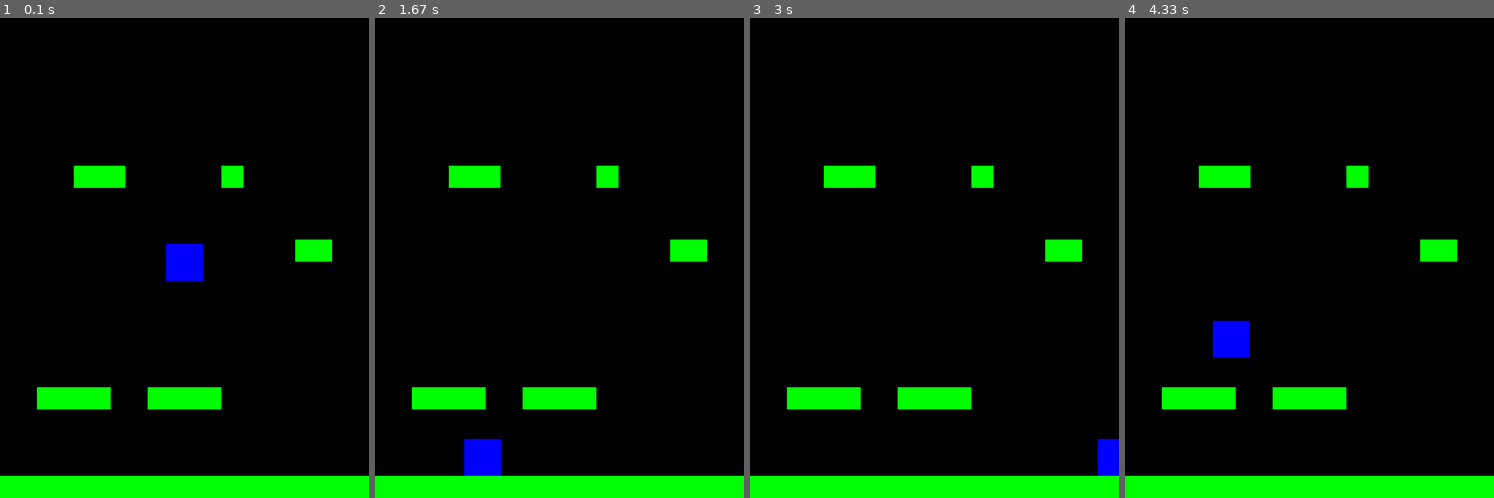
Above: before the commit, frames 1-4 (left to right).
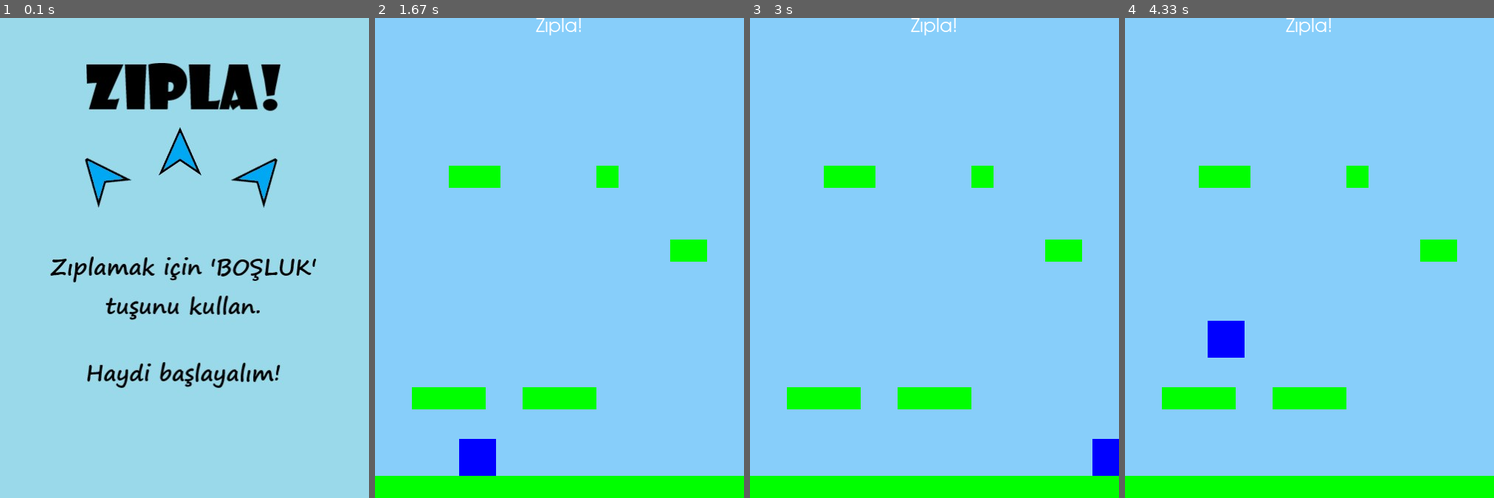
Above: after the commit, the same moments.

Repository: ProjeYonetimiDersi/Butunleme-Pygame
Game: pygame game, started from projeyonetimiButunleme/main.py
Two runs of this game, one before a commit and one after it. Both use one fixed random seed, a clock stepped at 60 frames per second and the inputs below.
Inputs:
- Up to frame 1 (0.1 s): no input
- Up to frame 2 (1.67 s): hold Right 0.33-0.8 s; hold Right 0.83-1.3 s; hold Left from 1.33 s (still down)
- Up to frame 3 (3 s): release Left at 1.87 s; hold Left 1.9-2.3 s; hold Right 2.33-2.97 s
- Up to frame 4 (4.33 s): hold Left 3-3.47 s; hold Right 3.5-3.97 s; hold Right from 4 s (still down); tap Space at 4.07 s

The runs differ from the first frame. In frame 1, 96% of the frame differs, in the area x 0-100%, y 0-100%; in frame 2, 91%; in frame 3, 92%; in frame 4, 91%.

Commit message:
giriş ve oyun sonu ekranları basic olarak tasarlandı, eklendi ve gerekli kodlamalar yapıldı.

Diff:
--- a/projeyonetimiButunleme/main.py
+++ b/projeyonetimiButunleme/main.py
@@ -9,6 +9,7 @@
         pygame.display.set_caption(TITLE)
         self.clock = pygame.time.Clock()
         self.running = True
+        self.sayac = 0
 
     def new(self):
         self.all_sprites = pygame.sprite.Group()
@@ -53,7 +54,11 @@
             self.update()
 
     def draw(self):
-        self.screen.fill((0, 0, 0))
+        self.screen.fill((135, 206, 250))
+        if self.sayac %2 == 0:
+            self.ustyazi()
+        else:
+            pass
         self.all_sprites.draw(self.screen)
 
     def update(self):
@@ -98,8 +103,37 @@
                 if event.key == pygame.K_SPACE:
                     self.player.zipla()
 
+    def girisEkrani(self):
+        resim = pygame.image.load("baslangic.jpg")
+        self.screen.blit(resim, resim.get_rect())
+        pygame.display.update()
+        self.tusBekleme()
+
+    def bitisEkrani(self):
+        resim = pygame.image.load("gover.jpg")
+        self.screen.blit(resim, resim.get_rect())
+        pygame.display.update()
+        self.tusBekleme()
+
+    def tusBekleme(self):
+        bekleme = True
+        while bekleme:
+            self.clock.tick(FPS)
+            for event in pygame.event.get():
+                if event.type == pygame.QUIT:
+                    bekleme = False
+                    self.running = False
+                if event.type == pygame.KEYDOWN:
+                    bekleme = False
+
+    def ustyazi(self):
+        font = pygame.font.SysFont("Century Gothic", 25)
+        text = font.render("Zıpla!", True, (255, 255, 255))
+        self.screen.blit(text, (WIDTH/2-(text.get_size() [0]/2), 0))
 
 game = Game()
+game.girisEkrani()
 
 while game.running:
     game.new()
+    game.bitisEkrani()
Binary file added: projeyonetimiButunleme/baslangic.jpg
Binary file added: projeyonetimiButunleme/gover.jpg
